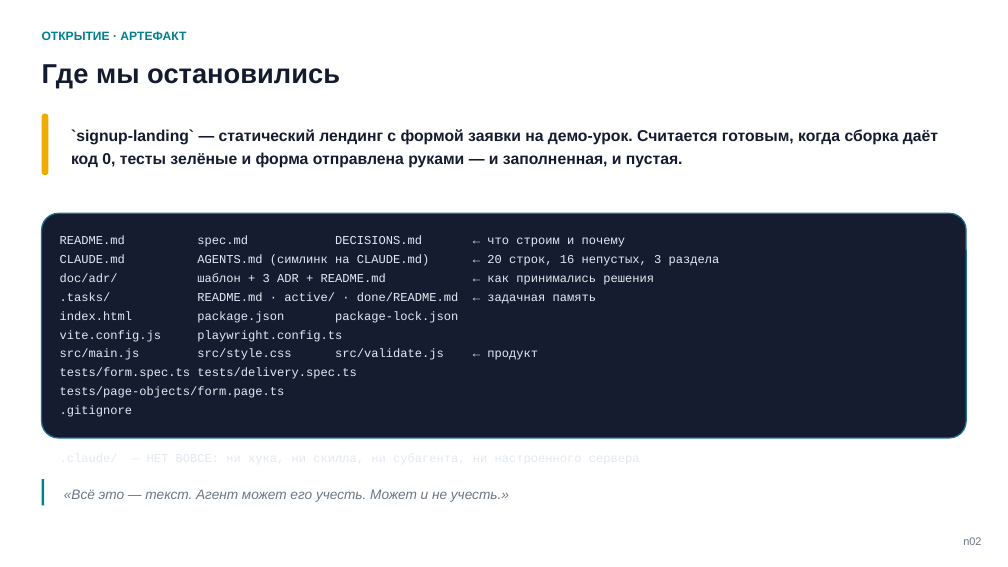
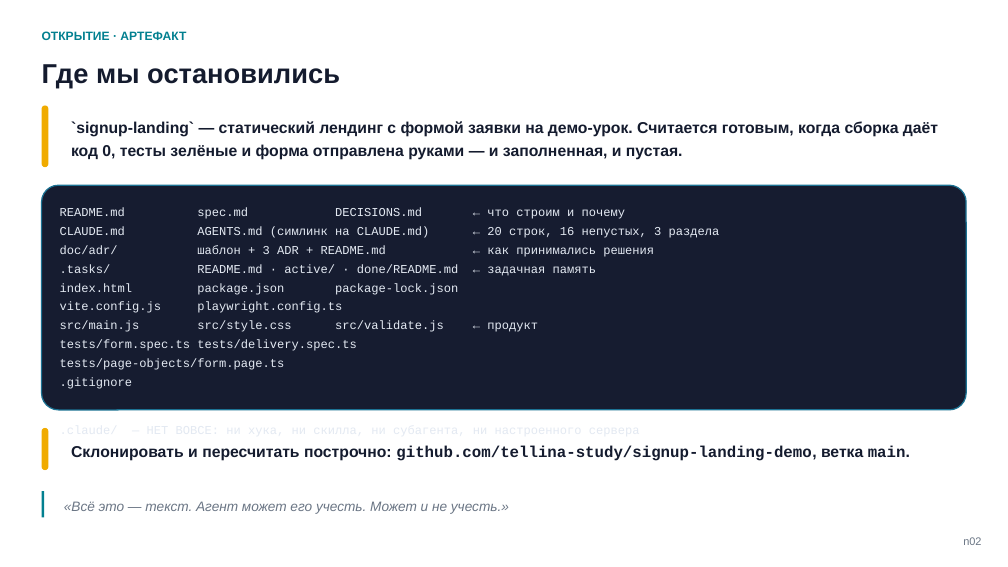
Before and after one commit to tellina-study/AI-usage-lessons, a slide deck: slide 2 of library/seminars/sem-05/rendered/sem-05-n.pptx. Drawn at 1008x567 pixels with LibreOffice and Linux fonts; fonts in the diff are those of the drawing. Boxes give left, top, right and bottom in pixels: in the first picture for what was removed or moved away, otherwise in the second. Text is boxed around its words. In the diff, an @@ line names an element or a change of style, - is before the commit and + after.

```diff
--- a/library/seminars/sem-05/rendered/sem-05-n.pptx
+++ b/library/seminars/sem-05/rendered/sem-05-n.pptx
@@ rounded rectangle: place and size @@
-rounded rectangle at (42, 113, 48, 175)
+rounded rectangle at (42, 106, 48, 168)
@@ text "`signup-landing` — статический лендинг с ...": place and size @@
-text "`signup-landing` — статический лендинг с ..." at (71, 129, 938, 168)
+text "`signup-landing` — статический лендинг с ..." at (71, 121, 938, 160)
@@ rounded rectangle: place and size @@
-rounded rectangle at (42, 213, 966, 438)
+rounded rectangle at (42, 185, 966, 410)
@@ text "README.md spec.md DECISIONS.md ← что ...": place and size @@
-text "README.md spec.md DECISIONS.md ← что ..." at (60, 236, 720, 417)
+text "README.md spec.md DECISIONS.md ← что ..." at (60, 208, 720, 389)
@@ rounded rectangle added at (42, 428, 48, 470), fill #F0AB00 @@
@@ text added at (71, 445, 910, 461), 15 pt, text #141B2E, bold @@
+Склонировать и пересчитать построчно: github.com/tellina-study/signup-landing-demo, ветка main.
@@ rectangle: place and size @@
-rectangle at (42, 479, 45, 506)
+rectangle at (42, 492, 45, 518)
@@ text "«Всё это — текст. Агент ...": place and size @@
-text "«Всё это — текст. Агент ..." at (64, 489, 509, 502)
+text "«Всё это — текст. Агент ..." at (64, 501, 509, 514)
```
Also in this commit, not shown: 5 other slides changed, 13 other files.
